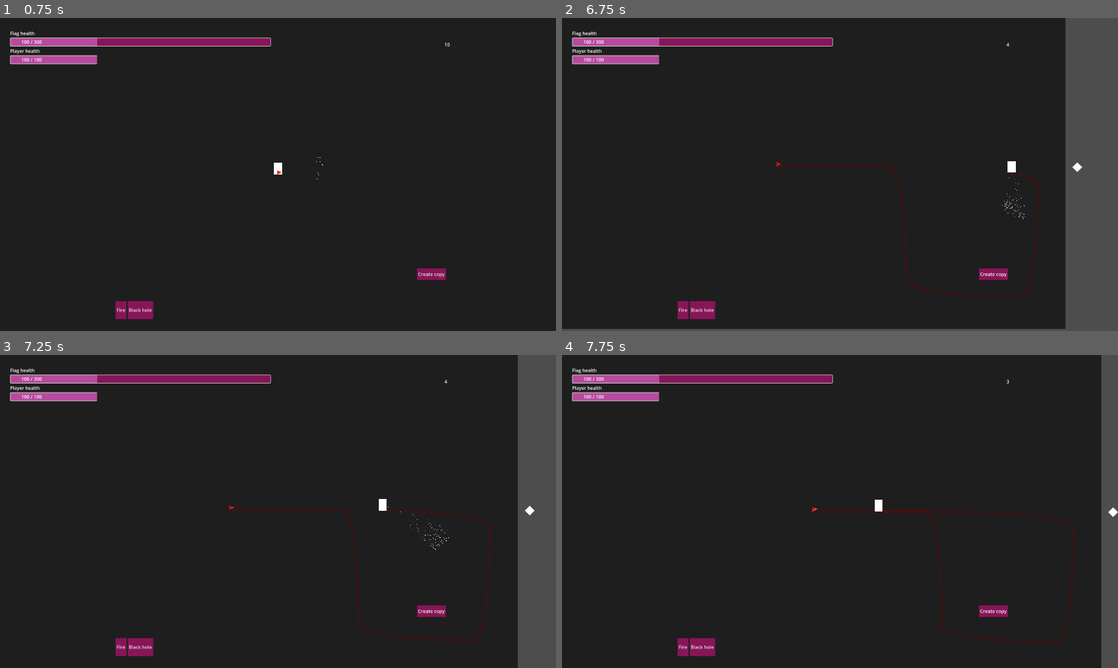
Above: before the commit, frames 1-4 (two rows, left to right).
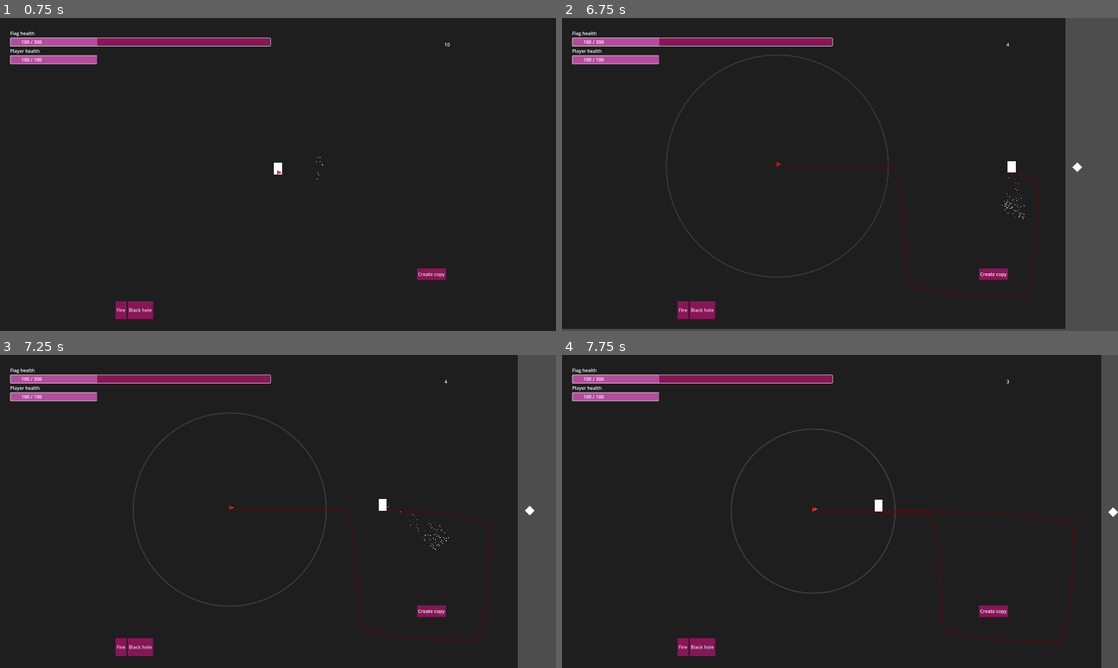
Above: after the commit, the same moments.

Repository: duckenclaw/gmtk2025
Game: Godot game, scene res://src/main_menu.tscn
Two runs of this game, one before a commit and one after it. Both use one fixed random seed, a clock stepped at 60 frames per second and the inputs below.
Inputs (mouse positions are in pixels of both pictures, inside the frame that each line leads up to):
- Up to frame 1 (0.75 s): click "Start" at 0.5 s
- Up to frame 2 (6.75 s): click "Fire" at 1.25 s; click "Black hole" at 2 s; click "Create copy" at 2.75 s; tap Enter at 3.5 s; move the mouse to (962, 158) at 3.52 s; press the mouse at (962, 158) at 3.53 s; hold Right (ui_right) 3.53-4.28 s; move the mouse to (728, 190) at 4.27 s; release the mouse at (728, 190) at 4.28 s; hold Down (ui_down) 4.28-5.03 s; click (728, 190) at 4.35 s; move the mouse to (895, 105) at 5.02 s; press the mouse at (895, 105) at 5.03 s; hold Right (ui_right) 5.03-5.78 s; move the mouse to (812, 237) at 5.77 s; release the mouse at (812, 237) at 5.78 s; hold Up (ui_up) 5.78-6.53 s; click (812, 237) at 5.85 s; move the mouse to (1006, 221) at 6.52 s; press the mouse at (1006, 221) at 6.53 s; hold Left (ui_left) from 6.53 s (still down)
- Up to frame 3 (7.25 s): keep holding Left (ui_left)
- Up to frame 4 (7.75 s): keep holding Left (ui_left); move the mouse to (673, 464) at 7.27 s; release the mouse at (673, 464) at 7.28 s; click (673, 464) at 7.35 s

Frame 1 is identical in both runs. In frame 2, 0.2% of the frame differs, in the area x 18-59%, y 11-83%; in frame 3, 0.3%; in frame 4, 0.3%, in the area x 30-60%, y 23-77%.

Commit message:
added empty upgrade scenes

Diff:
--- /dev/null
+++ b/src/game/circle.gd
@@ -0,0 +1,11 @@
+extends Node2D
+class_name Circle
+
+func _process(delta: float) -> void:
+	queue_redraw()
+
+
+func _draw() -> void:
+	var value = 1.0 - State.loop_value
+	var a = State.loop_value / 5.0
+	draw_circle(Vector2.ZERO, value * 1000, Color(1, 1, 1, a), false, a * 20, true)
--- a/src/game/game.gd
+++ b/src/game/game.gd
@@ -1,4 +1,4 @@
-extends Node
+extends Node2D
 class_name Game
 
 @onready var game_map: GameMap = $GameMap
@@ -28,7 +28,6 @@
 	var distance = target.distance_to(camera.global_position)
 	camera.global_position = lerp(camera.global_position, target, 0.1 * delta * distance)
 
-
 func _on_game_ui_create_copy_pressed() -> void:
 	if State.current_copies < State.max_copies:
 		State.current_copies += 1
--- a/src/game/game.tscn
+++ b/src/game/game.tscn
@@ -1,8 +1,9 @@
-[gd_scene load_steps=22 format=3 uid="uid://c0sene84p44ry"]
+[gd_scene load_steps=24 format=3 uid="uid://c0sene84p44ry"]
 
 [ext_resource type="Script" uid="uid://mk37pv18gbuy" path="res://src/game/game.gd" id="1_7uq6d"]
 [ext_resource type="Texture2D" uid="uid://cgh8hqlthfpxj" path="res://assets/art/grey.png" id="2_l80un"]
 [ext_resource type="PackedScene" uid="uid://ce880iha75f3d" path="res://src/ui/game_ui.tscn" id="3_l80un"]
+[ext_resource type="Script" uid="uid://di44pt4tqawyl" path="res://src/game/circle.gd" id="4_72t65"]
 [ext_resource type="Script" uid="uid://ce14hx2k4slhj" path="res://src/map/game_map.gd" id="4_x1f1g"]
 [ext_resource type="Script" uid="uid://vkq5h0d44gc8" path="res://src/resources/wave_config.gd" id="5_72t65"]
 [ext_resource type="Resource" uid="uid://dnu81157bjydy" path="res://src/resources/waves/wave_basic.tres" id="6_xowm4"]
@@ -20,6 +21,7 @@
 [ext_resource type="Texture2D" uid="uid://nsl84b5jq2rn" path="res://assets/art/testing/white.png" id="19_rl3to"]
 [ext_resource type="PackedScene" uid="uid://cov5v1yloo3ev" path="res://src/map/flag.tscn" id="20_nhcde"]
 [ext_resource type="Script" uid="uid://bjena0veuadfu" path="res://src/game/recorder_area.gd" id="21_7liwe"]
+[ext_resource type="PackedScene" uid="uid://dpnmj3276mrri" path="res://src/upgrades/upgrade_menu.tscn" id="21_x1f1g"]
 
 [sub_resource type="CircleShape2D" id="CircleShape2D_2e6sl"]
 radius = 80.09994
@@ -29,13 +31,14 @@
 
 [node name="GameUi" parent="." instance=ExtResource("3_l80un")]
 
+[node name="Camera2D" type="Camera2D" parent="."]
+
 [node name="Background" type="Sprite2D" parent="."]
 scale = Vector2(15.546876, 8.78125)
 texture = ExtResource("2_l80un")
 
-[node name="ParticleLayer" type="Node2D" parent="."]
-
-[node name="Camera2D" type="Camera2D" parent="."]
+[node name="Circle" type="Node2D" parent="."]
+script = ExtResource("4_72t65")
 
 [node name="RecorderArea" type="Area2D" parent="." groups=["center_area"]]
 script = ExtResource("21_7liwe")
@@ -132,6 +135,11 @@
 wait_time = 15.0
 autostart = true
 
+[node name="ParticleLayer" type="Node2D" parent="."]
+
+[node name="UpgradeMenu" parent="." instance=ExtResource("21_x1f1g")]
+visible = false
+
 [connection signal="create_copy_pressed" from="GameUi" to="." method="_on_game_ui_create_copy_pressed"]
 [connection signal="wave_completed" from="GameMap" to="GameMap" method="_on_wave_completed"]
 [connection signal="enemy_spawned" from="GameMap/EnemySpawners/NorthEnemySpawner" to="GameMap" method="_on_enemy_spawned"]
--- /dev/null
+++ b/src/upgrades/upgrade_card.tscn
@@ -0,0 +1,21 @@
+[gd_scene format=3 uid="uid://4qenjsgkc0ts"]
+
+[node name="UpgradeCard" type="PanelContainer"]
+
+[node name="MarginContainer" type="MarginContainer" parent="."]
+layout_mode = 2
+
+[node name="VBoxContainer" type="VBoxContainer" parent="MarginContainer"]
+layout_mode = 2
+
+[node name="TitleLabel" type="Label" parent="MarginContainer/VBoxContainer"]
+layout_mode = 2
+text = "Upgrade title"
+
+[node name="TextureRect" type="TextureRect" parent="MarginContainer/VBoxContainer"]
+custom_minimum_size = Vector2(100, 100)
+layout_mode = 2
+
+[node name="DescriptionLabel" type="Label" parent="MarginContainer/VBoxContainer"]
+layout_mode = 2
+text = "Description"
--- /dev/null
+++ b/src/upgrades/upgrade_menu.tscn
@@ -0,0 +1,35 @@
+[gd_scene load_steps=2 format=3 uid="uid://dpnmj3276mrri"]
+
+[ext_resource type="PackedScene" uid="uid://4qenjsgkc0ts" path="res://src/upgrades/upgrade_card.tscn" id="1_xv1g8"]
+
+[node name="UpgradeMenu" type="CanvasLayer"]
+process_mode = 3
+
+[node name="ColorRect" type="ColorRect" parent="."]
+offset_left = -36.0
+offset_top = -28.0
+offset_right = 1998.0
+offset_bottom = 1130.0
+color = Color(0, 0, 0, 0.105882354)
+
+[node name="Label" type="Label" parent="."]
+offset_left = 868.0
+offset_top = 178.0
+offset_right = 987.0
+offset_bottom = 201.0
+text = "Select upgrade!"
+
+[node name="HBoxContainer" type="HBoxContainer" parent="."]
+offset_left = 786.0
+offset_top = 452.0
+offset_right = 1160.0
+offset_bottom = 599.0
+
+[node name="UpgradeCard" parent="HBoxContainer" instance=ExtResource("1_xv1g8")]
+layout_mode = 2
+
+[node name="UpgradeCard2" parent="HBoxContainer" instance=ExtResource("1_xv1g8")]
+layout_mode = 2
+
+[node name="UpgradeCard3" parent="HBoxContainer" instance=ExtResource("1_xv1g8")]
+layout_mode = 2
Not shown, added: src/game/circle.gd.uid
